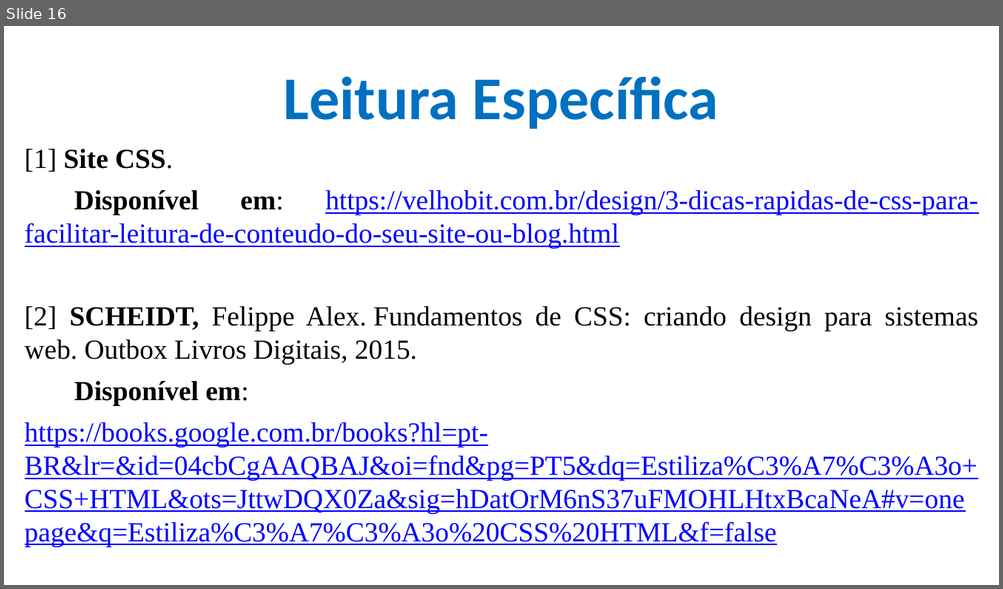
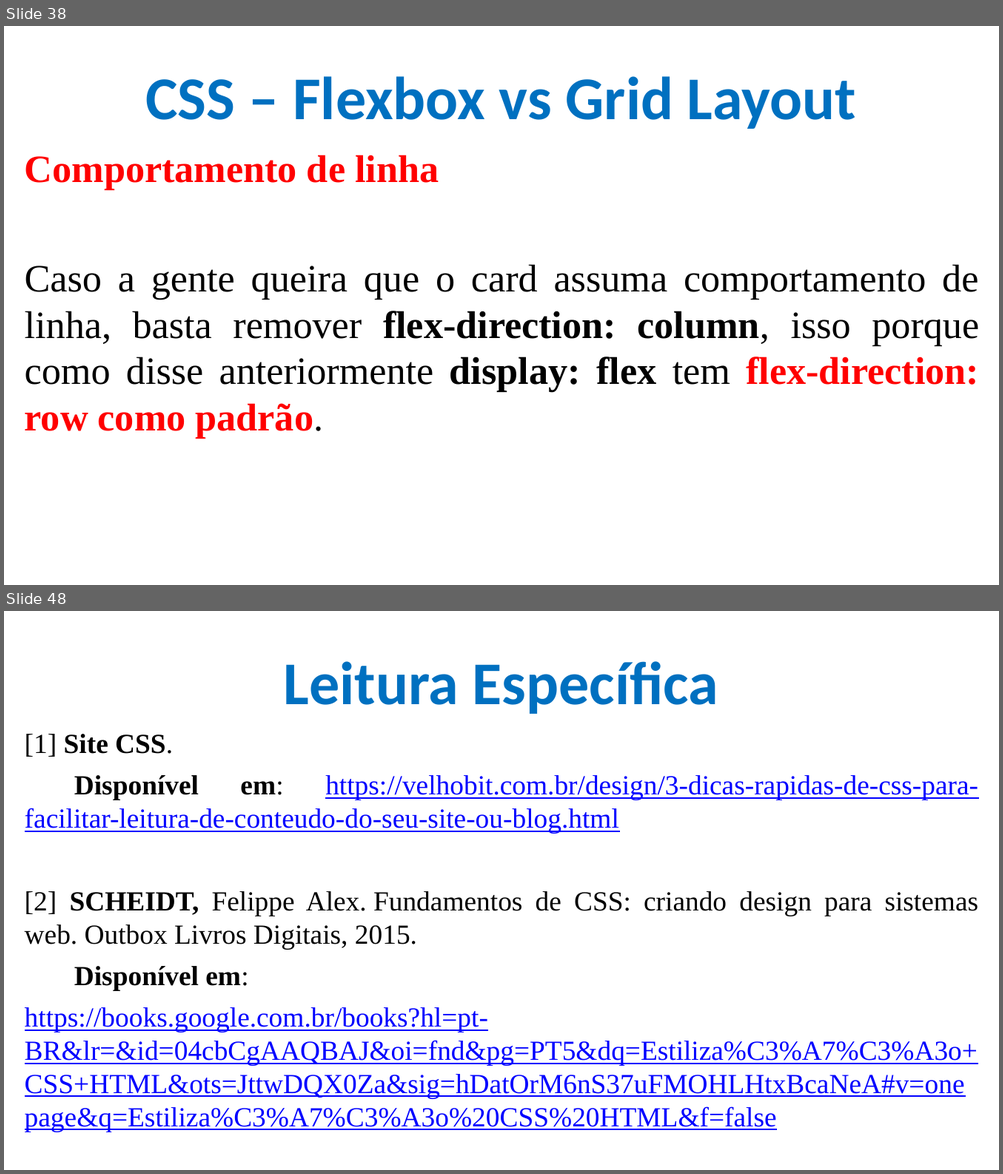
Before and after one commit to CloudEducationBrazil/WydenDesenvolvimentoWebPHP, a slide deck: 01 Classes/Aula 05 e 06 Desenvolvimento Web - CSS.pptx. Shown one above the other, each under a label of ours: slide 16 before the commit, slides 38 and 48 after it; the slides between them are not shown. The pictures are 1003x589 and 1003x1174 pixels, drawn with LibreOffice and Linux fonts; fonts in the diff are those of the drawing; background and template pictures are left out. Boxes give left, top, right and bottom in pixels: in the first picture for what was removed or moved away, otherwise in the second. Text is boxed around its words. In the diff, an @@ line names an element or a change of style, - is before the commit and + after.

```diff
--- a/01 Classes/Aula 05 e 06 Desenvolvimento Web - CSS.pptx
+++ b/01 Classes/Aula 05 e 06 Desenvolvimento Web - CSS.pptx
@@ slide 38 added at bbox=[4, 26, 999, 585], background picture (left out) @@
@@ title added at bbox=[145, 76, 856, 129], 44 pt, text #0070C0, bold @@
+CSS – Flexbox vs Grid Layout
@@ text added at bbox=[25, 155, 979, 439], 28 pt, text #000000 @@
+Comportamento de linha
+Caso a gente queira que o card assuma comportamento de linha, basta remover flex-direction: column, isso porque como disse anteriormente display: flex tem flex-direction: row como padrão.
@@ what was slide 16 is now slide 48 @@
```
Also in this commit, not shown: 7 slides changed, 32 other slides added, 1 slide removed, 1 other file.
